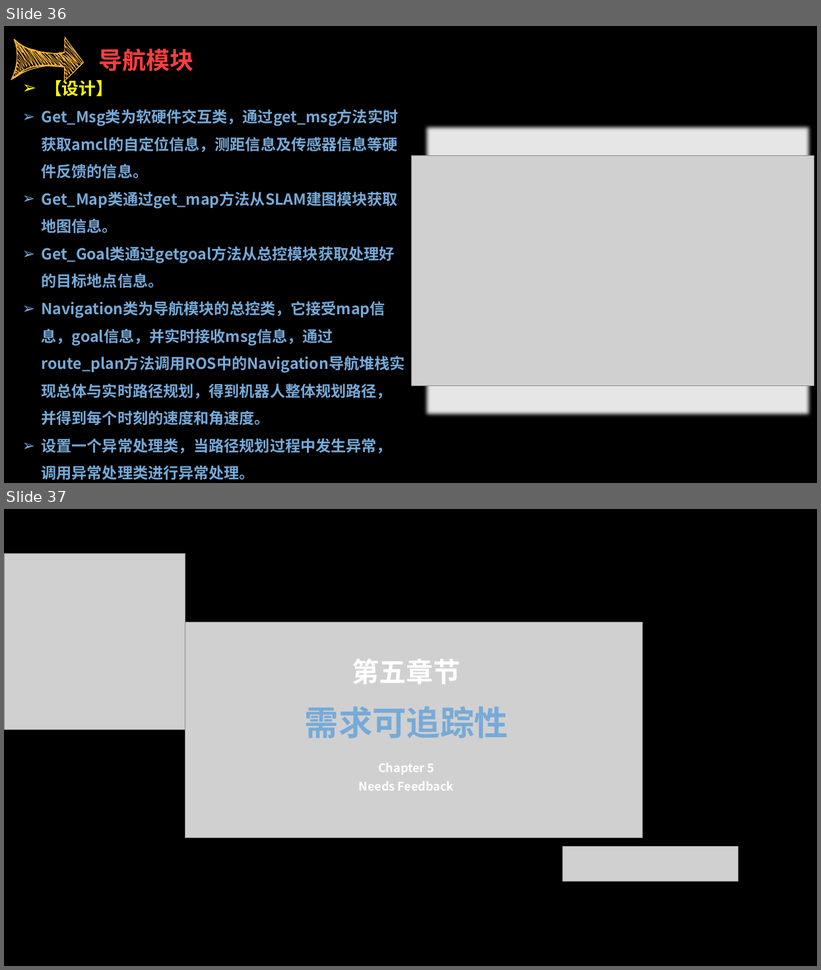
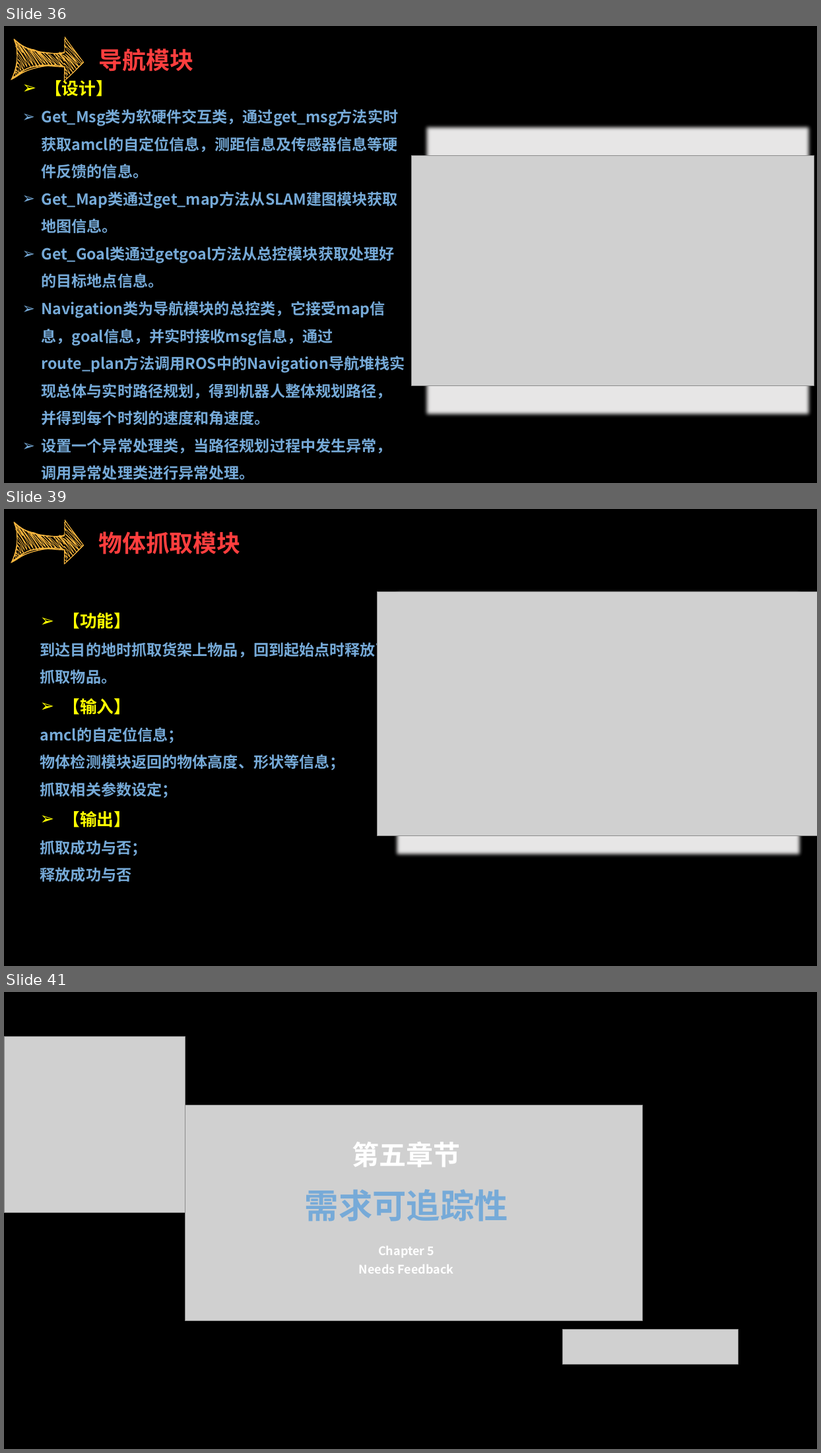
Before and after one commit to sebuaa2019/Team103, a slide deck: SE0423答辩TEAM103.pptx. Shown one above the other, each under a label of ours: slides 36 and 37 before the commit, slides 36, 39 and 41 after it; the slides between them are not shown. The pictures are 821x970 and 821x1453 pixels, drawn with LibreOffice and Linux fonts; fonts in the diff are those of the drawing; grey boxes stand for pictures. Boxes give left, top, right and bottom in pixels: in the first picture for what was removed or moved away, otherwise in the second. Text is boxed around its words. In the diff, an @@ line names an element or a change of style, - is before the commit and + after.

```diff
--- a/SE0423答辩TEAM103.pptx
+++ b/SE0423答辩TEAM103.pptx
@@ slide 39 added at (4, 509, 817, 966), background #000000 @@
@@ freeform shape added at (11, 520, 84, 564), fill #F7B63E @@
@@ text added at (98, 531, 240, 555), 28 pt, text #FF3E3E, bold @@
+物体抓取模块
@@ rectangle added at (392, 588, 805, 859), fill #E7E6E6 @@
@@ picture added at (378, 592, 817, 836) @@
@@ text added at (40, 613, 391, 882), 18 pt, text #76AAD8, bold @@
+➢ 【功能】
+到达目的地时抓取货架上物品，回到起始点时释放已抓取物品。
+➢ 【输入】
+amcl的自定位信息；
+物体检测模块返回的物体高度、形状等信息；
+抓取相关参数设定；
+➢ 【输出】
+抓取成功与否；
+释放成功与否
@@ what was slide 37 is now slide 41 @@
```
Also in this commit, not shown: 3 other slides added.
